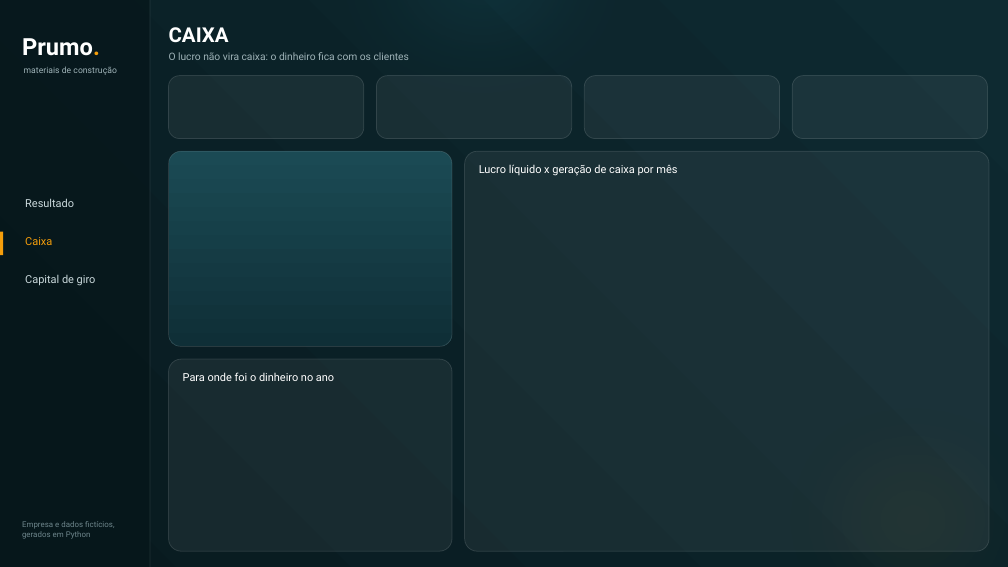
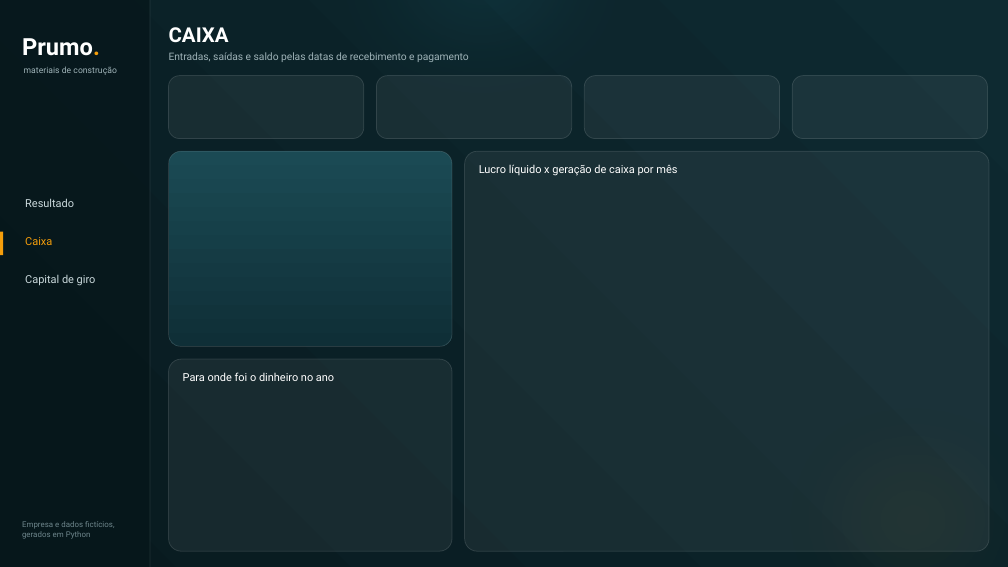
Before and after one commit to pedroeq-hash/bi-financeiro, a slide deck: slide 2 of layout/layout_paginas.pptx. Drawn at 1008x567 pixels with LibreOffice and Linux fonts; fonts in the diff are those of the drawing. Boxes give left, top, right and bottom in pixels: in the first picture for what was removed or moved away, otherwise in the second. Text is boxed around its words. In the diff, an @@ line names an element or a change of style, - is before the commit and + after.

```diff
--- a/layout/layout_paginas.pptx
+++ b/layout/layout_paginas.pptx
@@ text at bbox=[169, 52, 469, 62]: text changed @@
-O lucro não vira caixa: o dinheiro fica com os clientes
+Entradas, saídas e saldo pelas datas de recebimento e pagamento
```
Also in this commit, not shown: 2 other slides changed, 10 other files.
